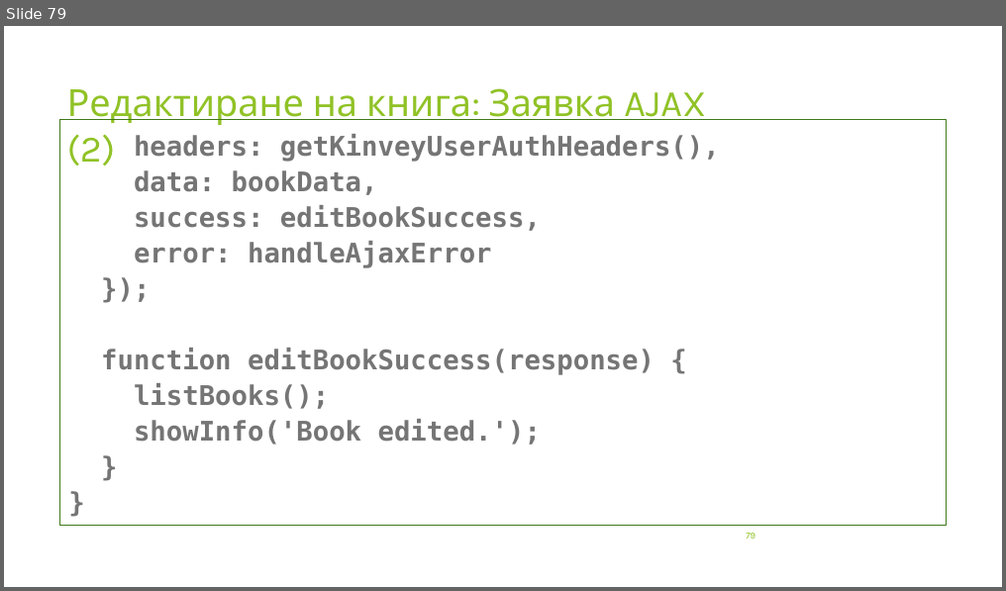
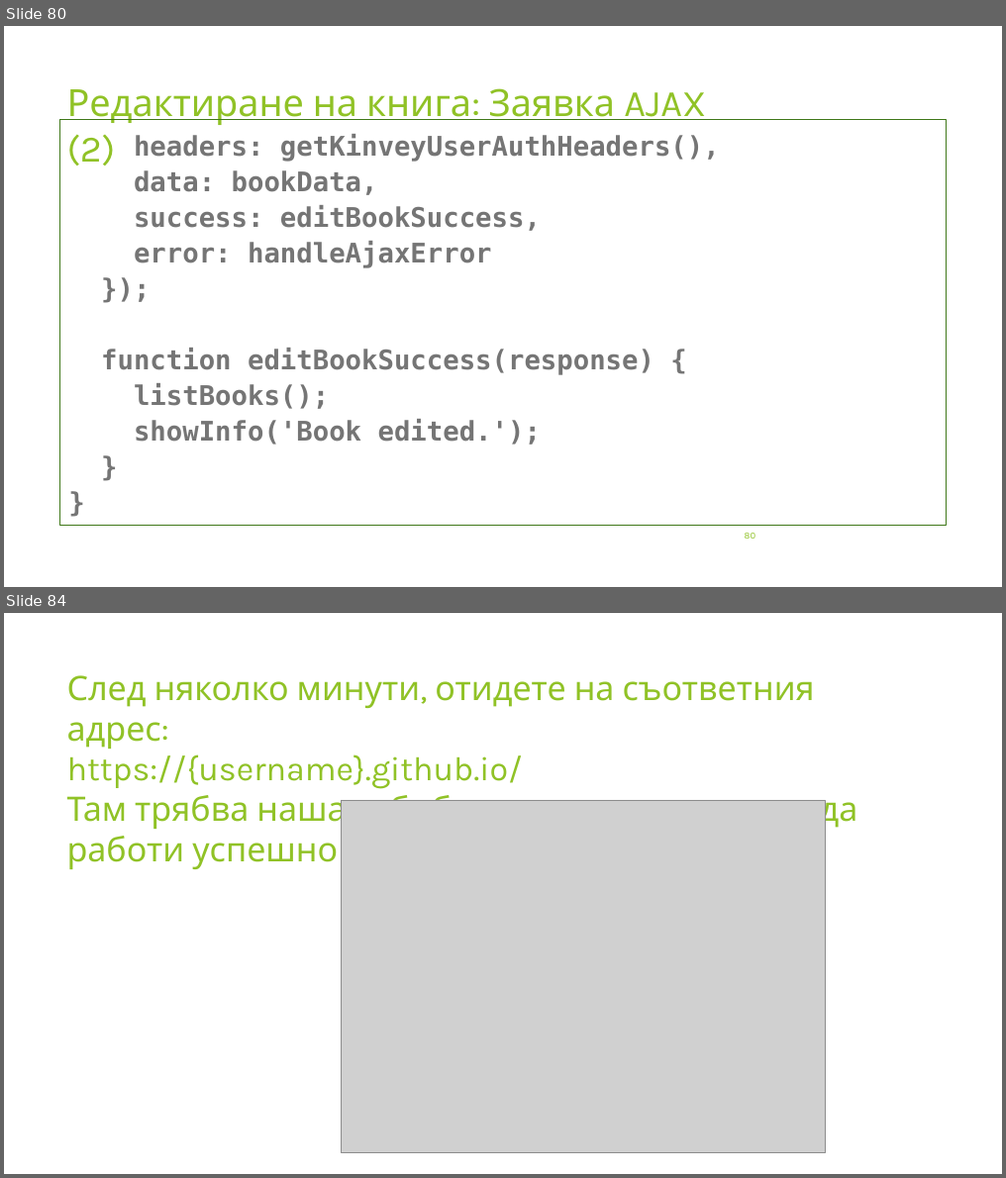
Before and after one commit to profjordanov/hybrid-app-development, a slide deck: 03. Async JS/tasks.pptx. Shown one above the other, each under a label of ours: slide 79 before the commit, slides 80 and 84 after it; the slides between them are not shown. The pictures are 1006x591 and 1006x1178 pixels, drawn with LibreOffice and Linux fonts; fonts in the diff are those of the drawing; grey boxes stand for pictures. Boxes give left, top, right and bottom in pixels: in the first picture for what was removed or moved away, otherwise in the second. Text is boxed around its words. In the diff, an @@ line names an element or a change of style, - is before the commit and + after.

```diff
--- a/03. Async JS/tasks.pptx
+++ b/03. Async JS/tasks.pptx
@@ slide 84 added at <box>4,613,1002,1174</box>, background #FFFFFF @@
@@ title added at <box>67,675,858,869</box>, 32.4 pt, text #90C226 @@
+След няколко минути, отидете на съответния адрес:
+https://{username}.github.io/
+Там трябва нашата библиотека да е качена и да работи успешно!
@@ picture added at <box>341,800,826,1153</box> @@
@@ what was slide 79 is now slide 80 @@
@@ page number at <box>745,533,755,539</box>: text changed @@
-79
+80
```
Also in this commit, not shown: 1 slide changed, 4 other slides added, 1 other file.
